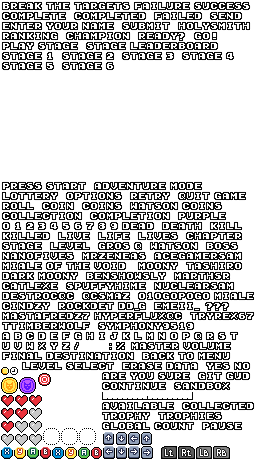
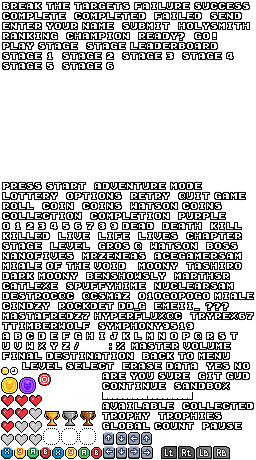
Comparing the layer stacks of the two 256×460 images. Changes:
added layer "Layer 23 copy 2" above "Layer 23 copy" over [80, 411, 96, 426]
added layer "Layer 23 copy" above "Layer 23" over [62, 411, 78, 426]
added layer "Layer 23" above "Layer 22" over [44, 411, 60, 426]
